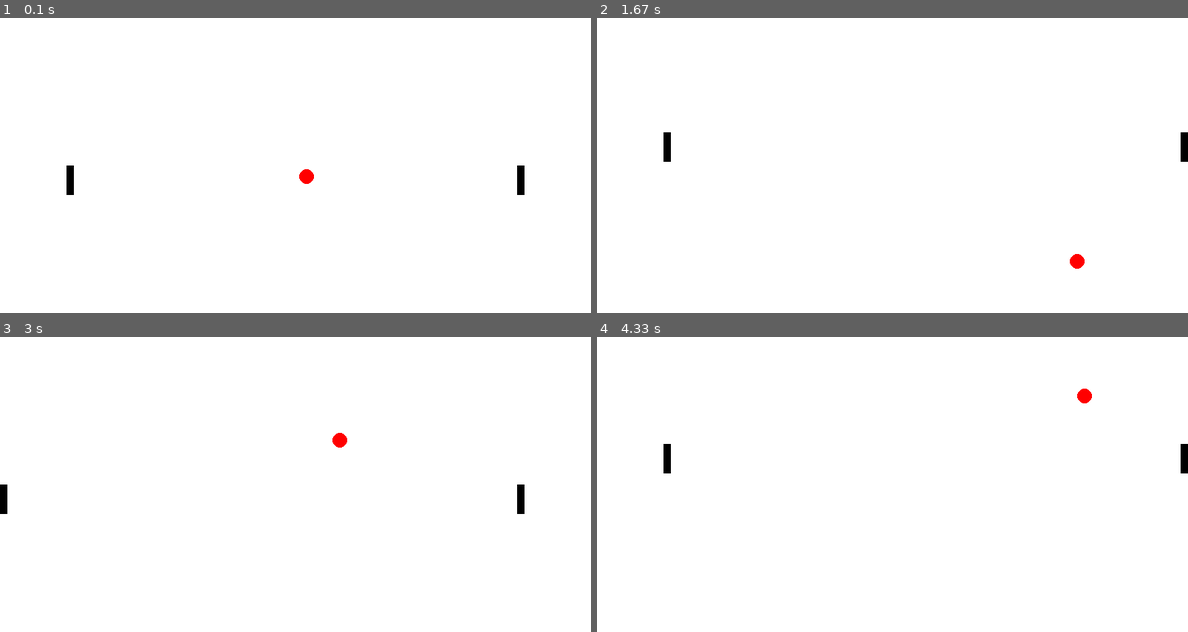
Above: before the commit, frames 1-4 (two rows, left to right).
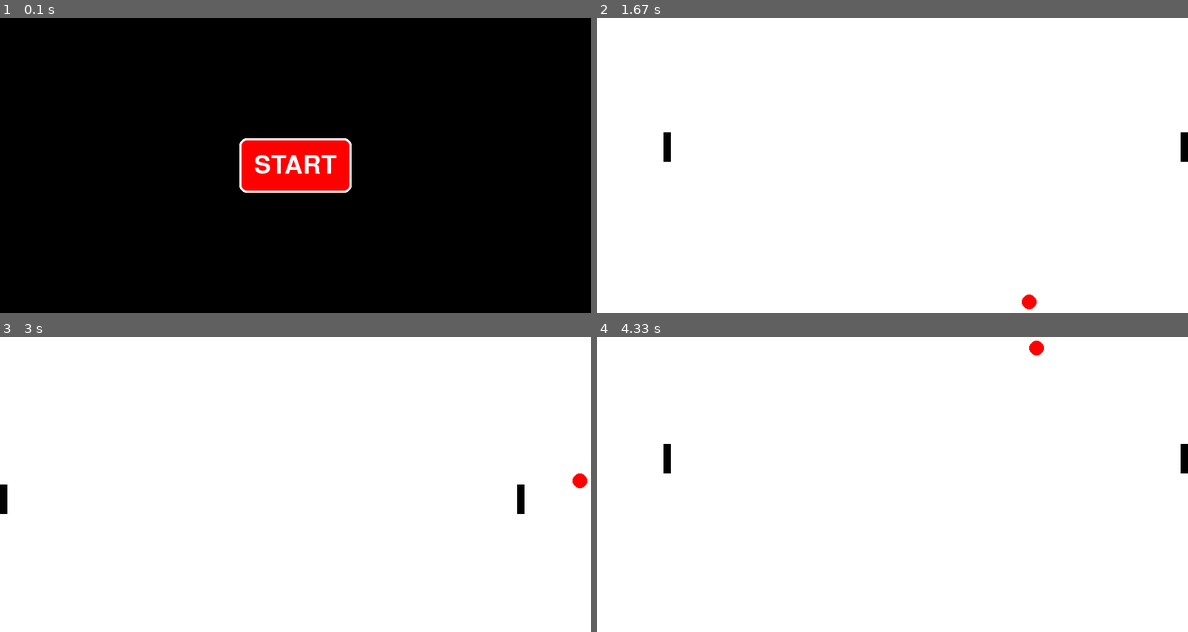
Above: after the commit, the same moments.

Repository: ShreeDesh12/pygame-pingpong
Game: pygame game, started from app.py
Same seed, same stepped clock (60 frames per second), same inputs: the game is played once before the commit and once after it.
Inputs (mouse positions are in pixels of both pictures, inside the frame that each line leads up to):
- Up to frame 1 (0.1 s): no input
- Up to frame 2 (1.67 s): click (892, 165) at 0.38 s, where only the run after the commit has a clickable "START"; hold Right 0.67-1.13 s; move the mouse to (868, 177) at 0.7 s; hold Up 1.17-1.47 s; hold W 1.17-1.47 s; hold Right from 1.5 s (still down); hold D from 1.5 s (still down)
- Up to frame 3 (3 s): release Right at 1.97 s; release D at 1.97 s; hold Left 2-2.53 s; hold A 2-2.53 s; hold Down 2.57-2.87 s; hold S 2.57-2.87 s; hold Left from 2.9 s (still down); hold A from 2.9 s (still down)
- Up to frame 4 (4.33 s): release Left at 3.3 s; release A at 3.3 s; hold Up 3.33-3.7 s; hold W 3.33-3.7 s; hold Right from 3.73 s (still down); hold D from 3.73 s (still down)

The runs differ from the first frame. In frame 1, 99% of the frame differs, in the area x 0-100%, y 0-100%; in frame 2, 0.2%; in frame 3, 0.2%; in frame 4, 0.2%.

Commit message:
Added start button to the game

Diff:
--- a/app.py
+++ b/app.py
@@ -34,25 +34,29 @@
     )
     clock = pygame.time.Clock()
 
+    game_started = False
+
     running = True
     while running:
         screen.set_background(color=Colors.WHITE)  # Clear screen
+        if not game_started:
+            game_started = screen.start_screen()
 
-        # Event handling
-        for event in pygame.event.get():
-            if event.type == pygame.QUIT:
-                running = False
+        else:
+            for event in pygame.event.get():
+                if event.type == pygame.QUIT:
+                    running = False
 
-        keys = pygame.key.get_pressed()
-        if keys:
-            bat_player_1.move(keys=keys)
-            bat_player_2.move(keys=keys)
+            keys = pygame.key.get_pressed()
+            if keys:
+                bat_player_1.move(keys=keys)
+                bat_player_2.move(keys=keys)
 
-        bat_player_1.display()
-        bat_player_2.display()
+            bat_player_1.display()
+            bat_player_2.display()
 
-        ball.move()
-        ball.display()
+            ball.move()
+            ball.display()
 
         # Refresh screen
         pygame.display.flip()
--- a/constants/common.py
+++ b/constants/common.py
@@ -1,4 +1,5 @@
 class Colors:
+    BLUE = "blue"
     WHITE = (255, 255, 255)
     RED = (255, 0, 0)
     BLACK = (0, 0, 0)
--- a/objects/screen.py
+++ b/objects/screen.py
@@ -1,5 +1,6 @@
 import pygame
 
+from constants.common import Colors
 from constants.screen import SCREEN_HEIGHT, SCREEN_WIDTH, SCREEN_COLOR
 
 
@@ -23,3 +24,32 @@
 
     def get_screen_dimensions(self):
         return self.__height, self.__width
+
+    def render_text(self, text, text_rect):
+        print("Rendering text")
+        self.__screen_obj.blit(text, text_rect)
+
+    def start_screen(self):
+        font = pygame.font.Font(None, 50)
+        button_text = font.render("START", True, Colors.WHITE)
+        button_rect = button_text.get_rect(center=(SCREEN_WIDTH // 2, SCREEN_HEIGHT // 2))
+        button_padding = 20
+        button_box = button_rect.inflate(button_padding * 2, button_padding * 2)
+
+        self.__screen_obj.fill(Colors.BLACK)
+        mouse_pos = pygame.mouse.get_pos()
+
+        button_color = Colors.BLUE if button_box.collidepoint(mouse_pos) else Colors.RED
+        pygame.draw.rect(self.__screen_obj, button_color, button_box, border_radius=10)
+        pygame.draw.rect(self.__screen_obj, Colors.WHITE, button_box, 3, border_radius=10)
+        self.__screen_obj.blit(button_text, button_rect)
+
+        for event in pygame.event.get():
+            if event.type == pygame.QUIT:
+                pygame.quit()
+                exit()
+            if event.type == pygame.MOUSEBUTTONDOWN:
+                if button_box.collidepoint(event.pos):
+                    return True
+
+        return False
